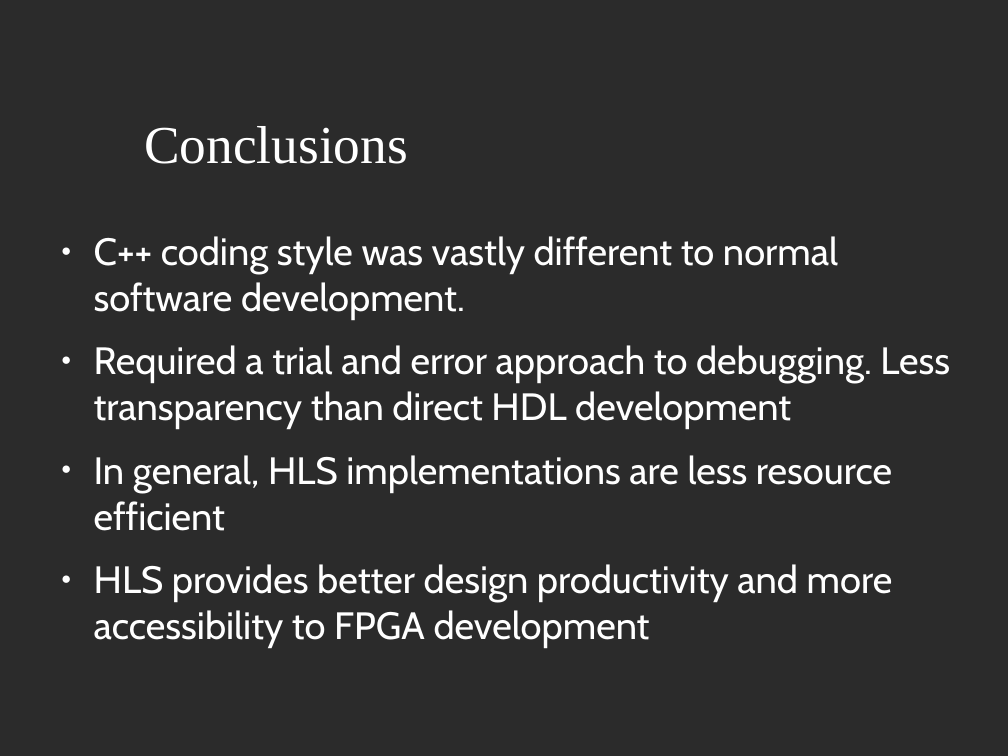
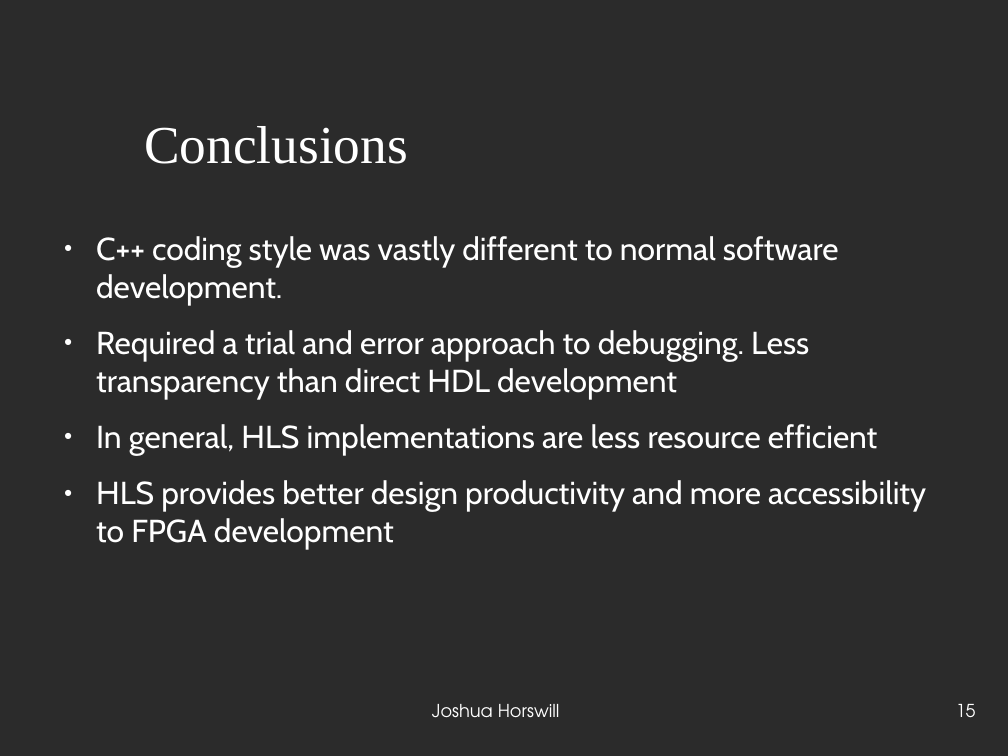
Before and after one commit to JoshCodesPhysics/dune_project, a slide deck: slide 15 of dune_notes/dune_pres/dune_project_pres.odp (slide 14 before the commit). Drawn at 1008x756 pixels with LibreOffice and Linux fonts; fonts in the diff are those of the drawing; background and template pictures are left out; a plain dark background stands for a picture behind light text. Boxes give left, top, right and bottom in pixels: in the first picture for what was removed or moved away, otherwise in the second. Text is boxed around its words. In the diff, an @@ line names an element or a change of style, - is before the commit and + after.

```diff
--- a/dune_notes/dune_pres/dune_project_pres.odp
+++ b/dune_notes/dune_pres/dune_project_pres.odp
@@ text "C++ coding style was vastly ..." at <box>96,236,926,550</box>: size 30 to 25 pt @@
@@ text added at <box>432,704,560,718</box>, 14 pt, text #FFFFFF @@
+Joshua Horswill
@@ page number added at <box>956,704,976,717</box>, 14 pt, text #FFFFFF @@
+15
```
Also in this commit, not shown: 8 other slides changed, 7 slides added, 5 slides removed, 3 other files.
